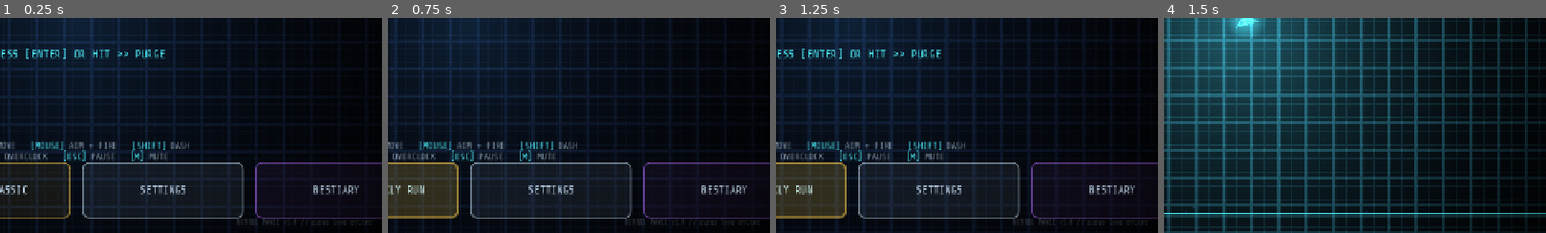
Above: before the commit, frames 1-4 (left to right).
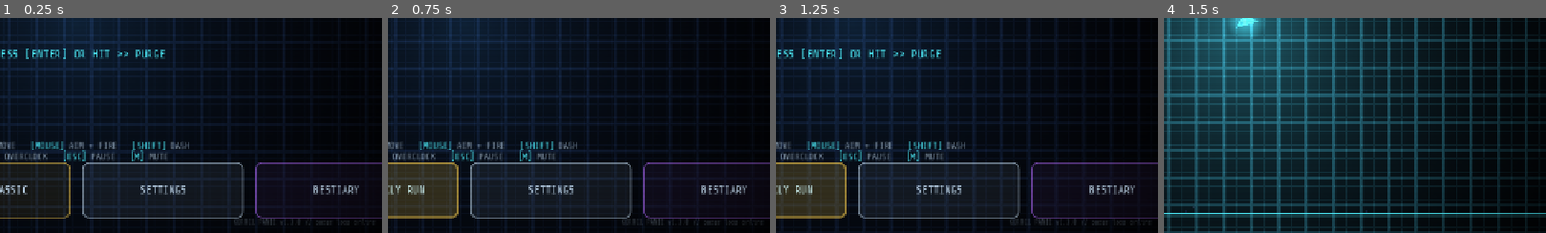
Above: after the commit, the same moments.

Repository: mafuzyk/kernel-panic
Game: Godot game, scene res://src/ui/menu.tscn
The game is run twice, just before and just after one commit, with the same random seed, the same clock (stepped at 60 frames per second) and the same inputs.
Inputs:
- Up to frame 1 (0.25 s): no input
- Up to frame 2 (0.75 s): click "MODE: CLASSIC" at 0.5 s
- Up to frame 3 (1.25 s): no input
- Up to frame 4 (1.5 s): click ">> PURGE" at 1.25 s
The pictures show only the part of the screen within x 40-90%, y 49-99%; the shares and areas given below are measured in that part.

The runs differ from the first frame. In frame 1, less than 0.1% of the frame differs, in the area x 61-98%, y 93-97%; in frame 2, less than 0.1%; in frame 3, less than 0.1%; in frame 4, nothing differs.

Commit message:
fix: drive visible menu version from project settings (2.3.0)

Diff:
--- a/project.godot
+++ b/project.godot
@@ -6,6 +6,7 @@
 config/name="KERNEL PANIC"
 config/description="Last process standing. Purge the corrupted daemons."
 run/main_scene="res://src/ui/menu.tscn"
+config/version="2.3.0"
 config/features=PackedStringArray("4.7")
 boot_splash/bg_color=Color(0.0196078, 0.0235294, 0.054902, 1)
 boot_splash/show_image=false
--- a/src/autoload/dev_harness.gd
+++ b/src/autoload/dev_harness.gd
@@ -201,6 +201,12 @@
 	var wrap_ok: bool = menu_script._next_touch_scale_idx(1.2) == 0 and menu_script._next_touch_scale_idx(0.85) == 1 and menu_script._next_touch_scale_idx(1.0) == 2
 	_check(wrap_ok, "touch size cycles with modulo")
 	var menu_scene: Node = get_tree().current_scene
+	var ver_ok := false
+	var expected_ver: String = ProjectSettings.get_setting("application/config/version", "dev")
+	for c in menu_scene.get_children():
+		if c is Label and c.text.begins_with("KERNEL PANIC v" + expected_ver):
+			ver_ok = true
+	_check(ver_ok, "menu version matches project setting (%s)" % expected_ver)
 	if menu_scene.has_method("_reset_scores"):
 		menu_scene._reset_scores()
 		var cf_after := ConfigFile.new()
--- a/src/ui/menu.gd
+++ b/src/ui/menu.gd
@@ -104,7 +104,7 @@
 	_best_label.offset_bottom = 354.0
 	add_child(_best_label)
 	var tag := Label.new()
-	tag.text = "KERNEL PANIC v1.0 // purge loop online"
+	tag.text = "KERNEL PANIC v%s // purge loop online" % ProjectSettings.get_setting("application/config/version", "dev")
 	tag.add_theme_font_override("font", mono)
 	tag.add_theme_font_size_override("font_size", 11)
 	tag.add_theme_color_override("font_color", Color(Balance.COL_TEXT.r, Balance.COL_TEXT.g, Balance.COL_TEXT.b, 0.3))
